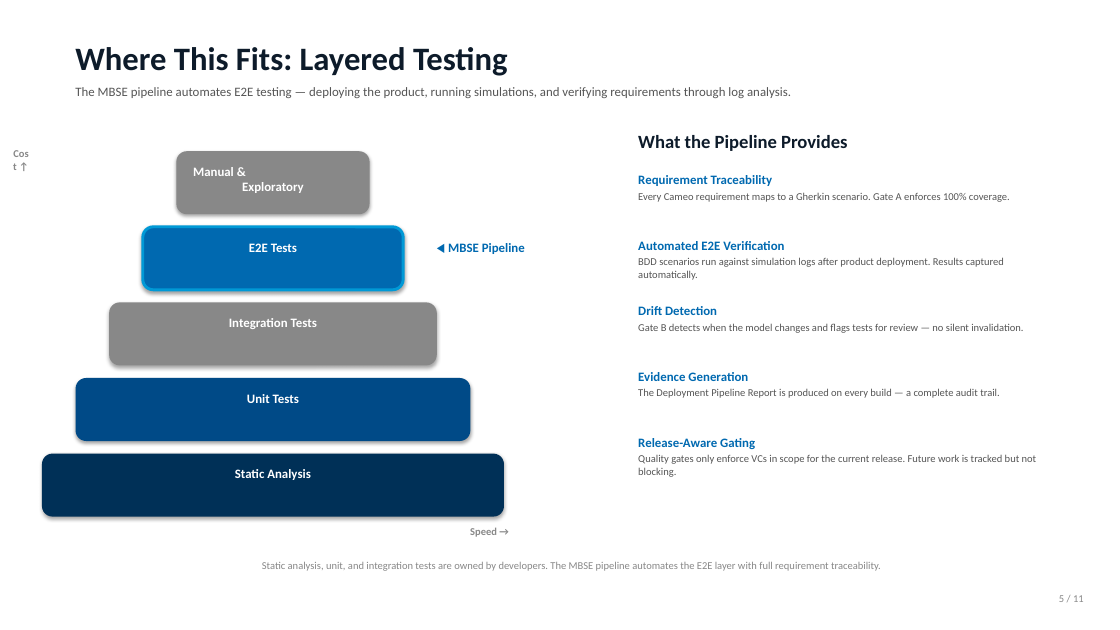
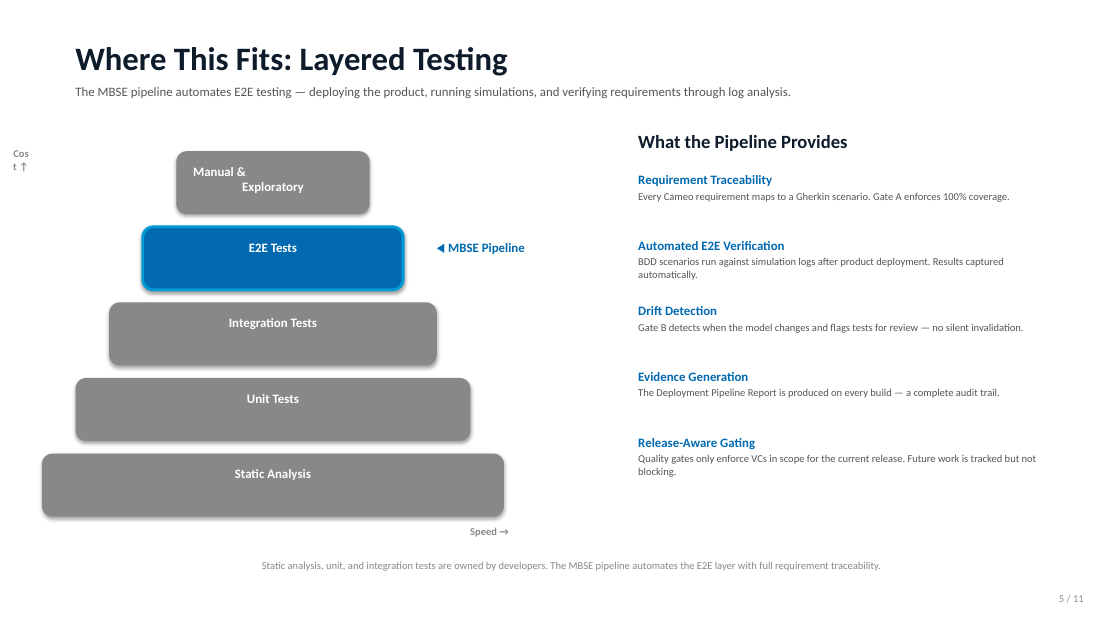
Before and after one commit to blake-perkins/product-pipeline, a slide deck: slide 5 of docs/presentations/MBSE_Pipeline_Executive_Brief.pptx. Drawn at 1120x630 pixels with LibreOffice and Linux fonts; fonts in the diff are those of the drawing. Boxes give left, top, right and bottom in pixels: in the first picture for what was removed or moved away, otherwise in the second. Text is boxed around its words. In the diff, an @@ line names an element or a change of style, - is before the commit and + after.

```diff
--- a/docs/presentations/MBSE_Pipeline_Executive_Brief.pptx
+++ b/docs/presentations/MBSE_Pipeline_Executive_Brief.pptx
@@ rounded rectangle at [76,378,471,441]: fill #004A87 to #888888 @@
@@ rounded rectangle at [42,454,504,517]: fill #003057 to #888888 @@
```
Also in this commit, not shown: 1 other file.
